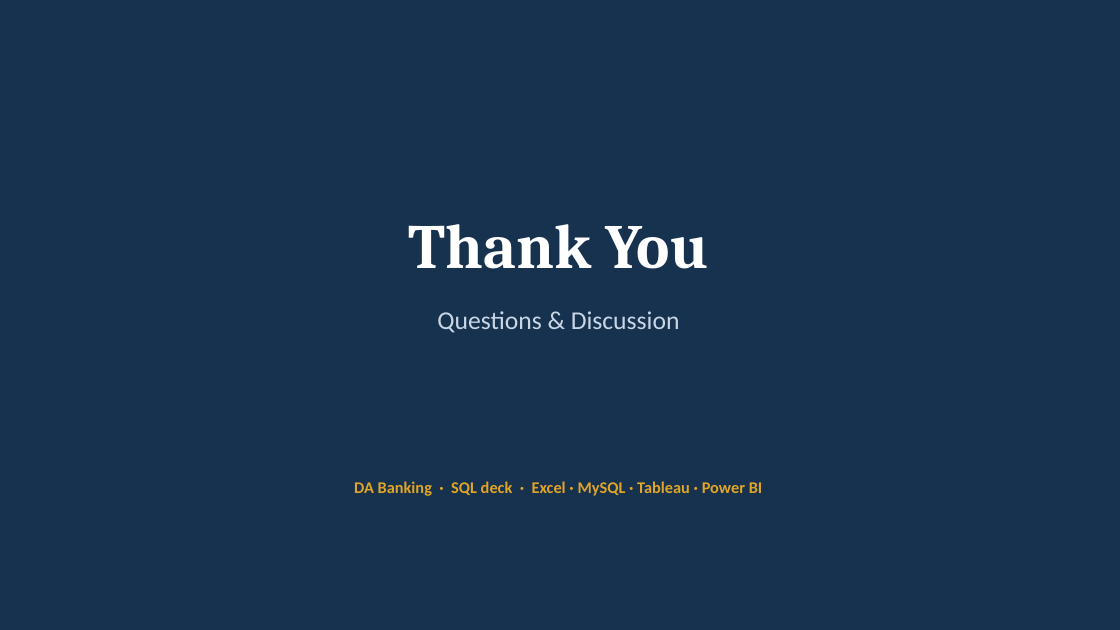
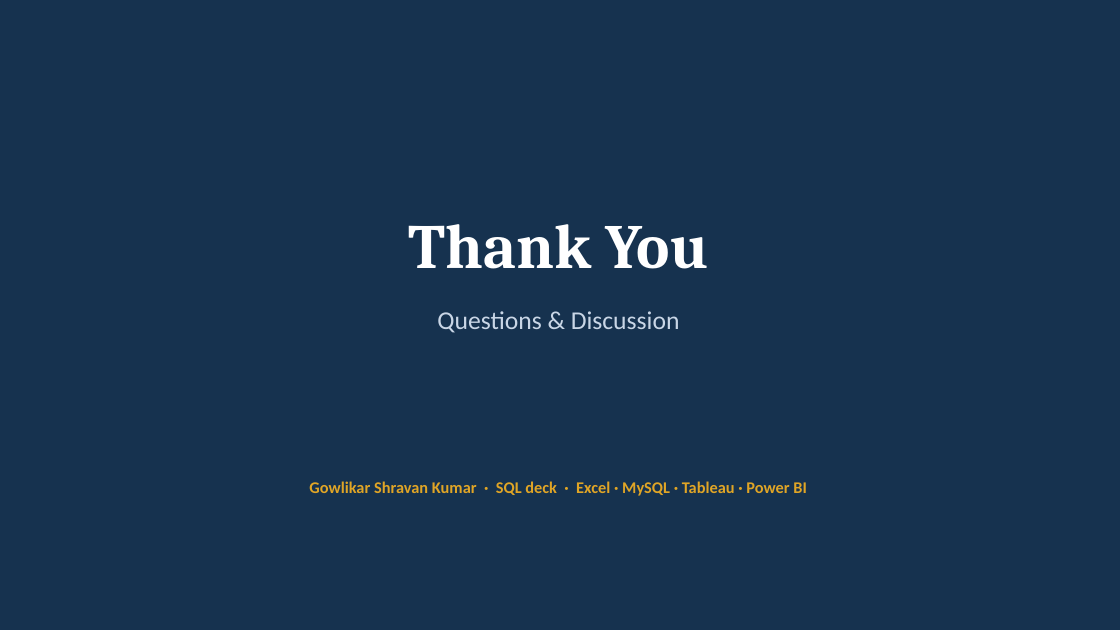
Before and after one commit to shravangowlikar2016-oss/Banking-Analytics-Dashboard, a slide deck: slide 15 of DA_Banking_SQL_Integration.pptx. Drawn at 1120x630 pixels with LibreOffice and Linux fonts; fonts in the diff are those of the drawing. Boxes give left, top, right and bottom in pixels: in the first picture for what was removed or moved away, otherwise in the second. Text is boxed around its words. In the diff, an @@ line names an element or a change of style, - is before the commit and + after.

Commit message:
Add presenter name to Banking presentations

```diff
--- a/DA_Banking_SQL_Integration.pptx
+++ b/DA_Banking_SQL_Integration.pptx
@@ text at box(309, 481, 807, 496): text changed @@
-DA Banking · SQL deck · Excel · MySQL · Tableau · Power BI
+Gowlikar Shravan Kumar · SQL deck · Excel · MySQL · Tableau · Power BI
```
Also in this commit, not shown: 1 other slide changed, 1 other file.
